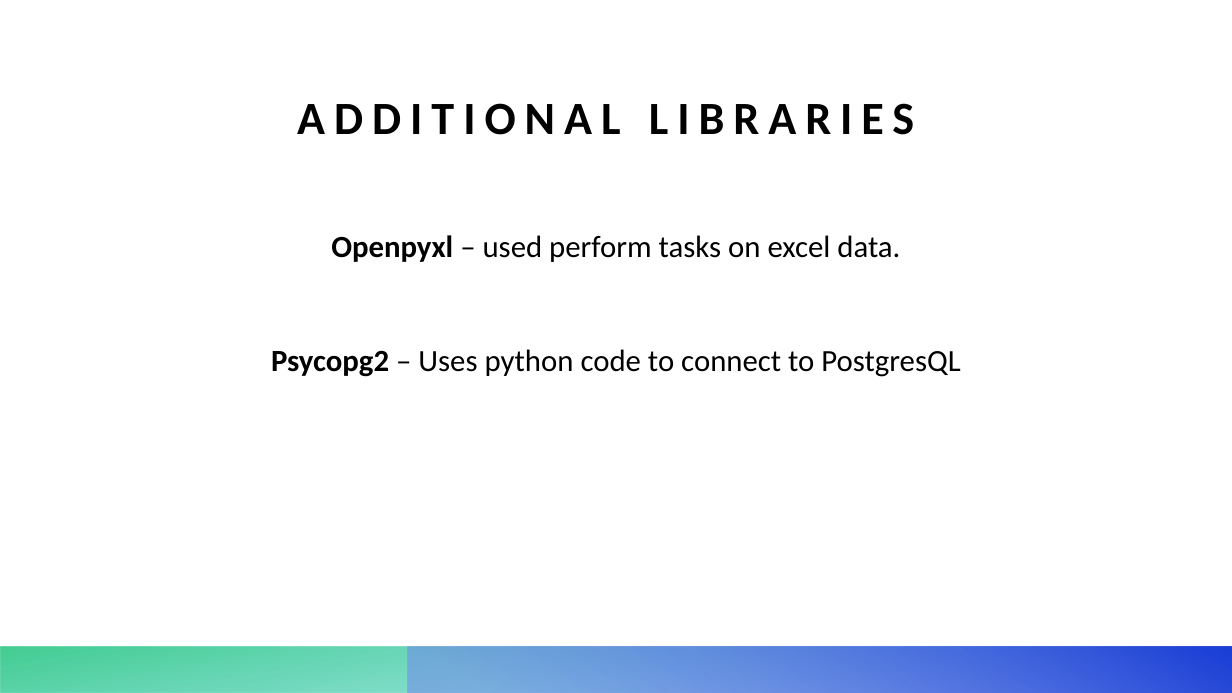
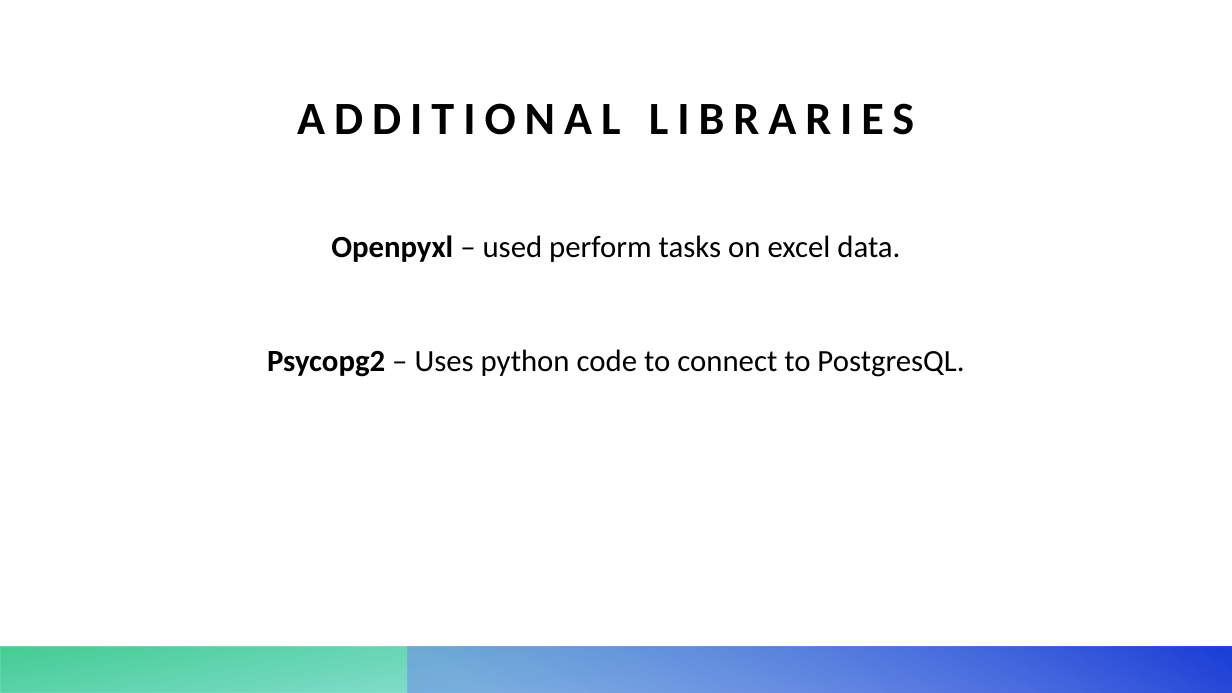
Before and after one commit to MyJineng/Healthcare-ETL, a slide deck: slide 7 of Background Information/Health_Expenditures.pptx. Drawn at 1232x693 pixels with LibreOffice and Linux fonts; fonts in the diff are those of the drawing. Boxes give left, top, right and bottom in pixels: in the first picture for what was removed or moved away, otherwise in the second. Text is boxed around its words. In the diff, an @@ line names an element or a change of style, - is before the commit and + after.

```diff
--- a/Background Information/Health_Expenditures.pptx
+++ b/Background Information/Health_Expenditures.pptx
@@ text at [267,349,964,377]: text changed @@
-Psycopg2 – Uses python code to connect to PostgresQL
+Psycopg2 – Uses python code to connect to PostgresQL.
```
Also in this commit, not shown: 2 other slides changed, 3 other files.
